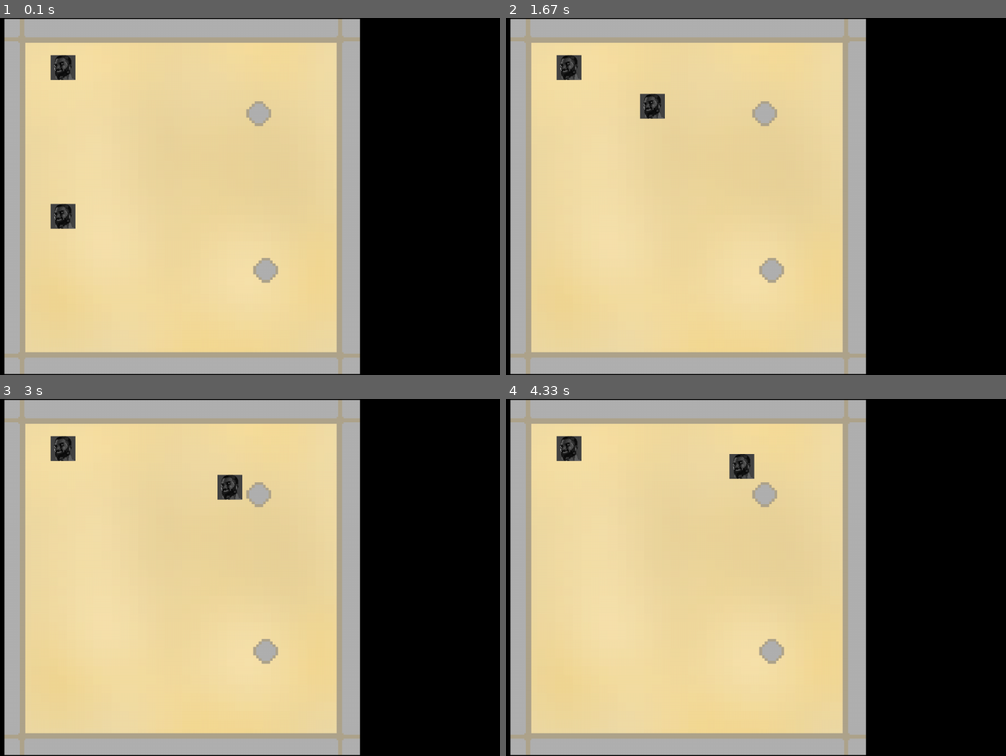
Above: before the commit, frames 1-4 (two rows, left to right).
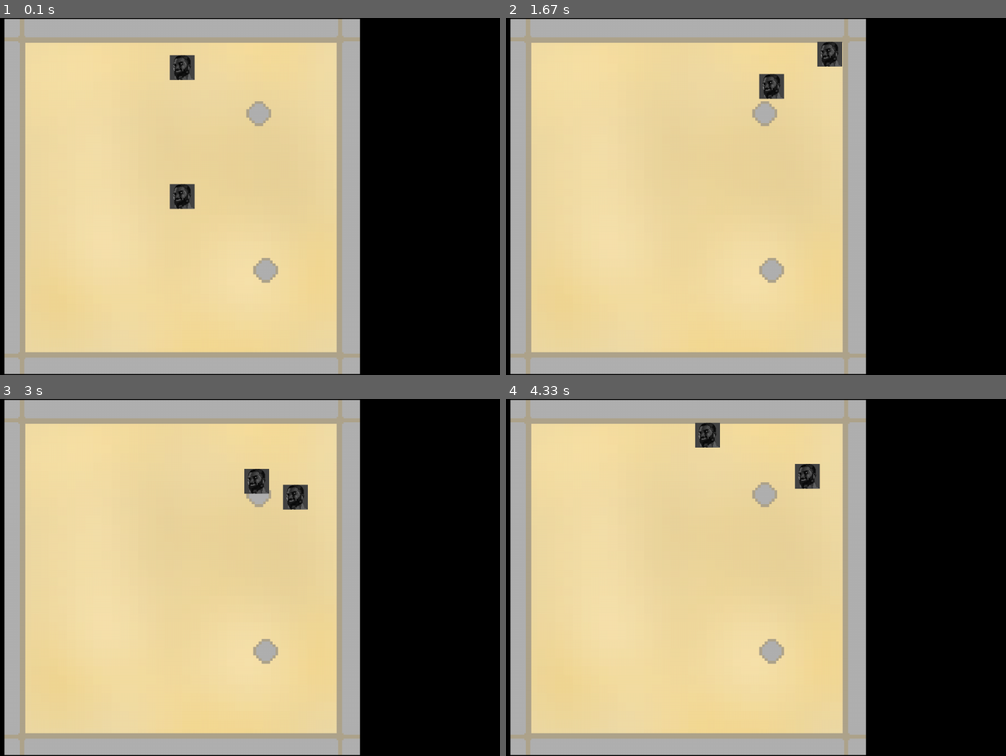
Above: after the commit, the same moments.

Repository: Adriwin06/My-Pygame-Learning
Game: pygame game, started from main.py
The game is run twice, just before and just after one commit, with the same random seed, the same clock (stepped at 60 frames per second) and the same inputs.
Inputs:
- Up to frame 1 (0.1 s): no input
- Up to frame 2 (1.67 s): hold Z 0.33-0.8 s; hold Right 0.33-0.8 s; hold Right 0.83-1.3 s; hold D 0.83-1.3 s; tap Z at 0.9, 1.2, 1.4 s; hold Up 1.33-1.63 s
- Up to frame 3 (3 s): hold Right 1.67-2.13 s; hold D 1.67-2.13 s; tap Z at 1.73, 2.03, 2.23, 2.53, 2.8 s; hold Left 2.17-2.7 s; hold Down from 2.73 s (still down); hold S from 2.73 s (still down)
- Up to frame 4 (4.33 s): release Down at 3.03 s; release S at 3.03 s; tap Q at 3.07 s; hold Left 3.4-3.8 s; tap Z at 3.47, 3.77, 3.9, 4.3 s; hold Up 3.83-4.2 s; hold Right from 4.23 s (still down); hold D from 4.23 s (still down)

The runs differ from the first frame. In frame 1, 1.4% of the frame differs, in the area x 10-39%, y 10-60%; in frame 2, 1.4%; in frame 3, 1.4%; in frame 4, 1.4%.

Commit message:
added barriers to map

Diff:
--- a/main.py
+++ b/main.py
@@ -18,16 +18,22 @@
 moving_up = False
 moving_down = False
 
+moving_left2 = False
+moving_right2 = False
+moving_up2 = False
+moving_down2 = False
+
 
 # Defining the Player Class
 class Soldier(pygame.sprite.Sprite):
-    def __init__(self, x= 400, y=400, scale=0.1, speed=3):
+    def __init__(self, x= SCREEN_WIDTH/2, y=SCREEN_HEIGHT/2, scale=0.1, speed=3):
         pygame.sprite.Sprite.__init__(self)
         self.speed = speed
         img = pygame.image.load('img/player/idle/0.png')
         self.image = pygame.transform.scale(img, (int(img.get_width() * scale), int(img.get_height() * scale)))
         self.rect = self.image.get_rect()
         self.rect.center = (x, y)
+        self.hitbox = Hitbox(x, y, self.image)
         self.pos = 0
 
     def move(self, moving_left, moving_right, moving_up, moving_down):
@@ -36,7 +42,7 @@
         dy = 0
 
         self.hitbox = Hitbox(self.rect.x, self.rect.y, self.image)
-        for entity in entity_list:
+        for entity in hitbox_list:
                 if (not entity==self) and (self.hitbox.collide(entity)):
                     if self.pos == "left":
                         self.rect.x += self.speed
@@ -51,25 +57,25 @@
 
         # Assign movement variable if moving
         if moving_left:
-            for entity in entity_list:
+            for entity in hitbox_list:
                 if (not entity==self) and (self.hitbox.collide(entity)):
                     self.pos = "left"
                     break
             dx += -self.speed
         if moving_right:
-            for entity in entity_list:
+            for entity in hitbox_list:
                 if (not entity==self) and (self.hitbox.collide(entity)):
                     self.pos = "right"
                     break
             dx += self.speed
         if moving_up:
-            for entity in entity_list:
+            for entity in hitbox_list:
                 if (not entity==self) and (self.hitbox.collide(entity)):
                     self.pos = "up"
                     break
             dy += -self.speed
         if moving_down:
-            for entity in entity_list:
+            for entity in hitbox_list:
                 if (not entity==self) and (self.hitbox.collide(entity)):
                     self.pos = "down"
                     break
@@ -88,7 +94,7 @@
 
 # Same as Soldier class for now, for testing purpose
 class Entity(pygame.sprite.Sprite):
-    def __init__(self, x= 400, y=100, scale=0.1, speed=3):
+    def __init__(self, x= SCREEN_WIDTH/2, y=100, scale=0.1, speed=3):
         pygame.sprite.Sprite.__init__(self)
         self.speed = speed
         img = pygame.image.load('img/player/idle/0.png')
@@ -96,36 +102,50 @@
         self.rect = self.image.get_rect()
         self.rect.center = (x, y)
         self.hitbox = Hitbox(x, y, self.image)
-
-    def move(self, moving_left, moving_right, moving_up, moving_down):
+        self.pos = 0
+
+    def move(self, moving_left2, moving_right2, moving_up2, moving_down2):
         # reset movement variables
         dx = 0
         dy = 0
 
+        self.hitbox = Hitbox(self.rect.x, self.rect.y, self.image)
+        for entity in hitbox_list:
+                if (not entity==self) and (self.hitbox.collide(entity)):
+                    if self.pos == "left":
+                        self.rect.x += self.speed
+                    if self.pos == "right":
+                        self.rect.x -= self.speed
+                    if self.pos == "up":
+                        self.rect.y += self.speed
+                    if self.pos == "down":
+                        self.rect.y -= self.speed
+                    break
+        self.hitbox = Hitbox(self.rect.x, self.rect.y, self.image)
 
         # Assign movement variable if moving
-        if moving_left:
-            for entity in entity_list:
-                if (not entity==self) and (self.hitbox.collide(entity)):
-                    dx = self.speed*2.5
+        if moving_left2:
+            for entity in hitbox_list:
+                if (not entity==self) and (self.hitbox.collide(entity)):
+                    self.pos = "left"
                     break
             dx += -self.speed
-        if moving_right:
-            for entity in entity_list:
-                if (not entity==self) and (self.hitbox.collide(entity)):
-                    dx = -self.speed*2.5
+        if moving_right2:
+            for entity in hitbox_list:
+                if (not entity==self) and (self.hitbox.collide(entity)):
+                    self.pos = "right"
                     break
             dx += self.speed
-        if moving_up:
-            for entity in entity_list:
-                if (not entity==self) and (self.hitbox.collide(entity)):
-                    dy = self.speed*2.5
+        if moving_up2:
+            for entity in hitbox_list:
+                if (not entity==self) and (self.hitbox.collide(entity)):
+                    self.pos = "up"
                     break
             dy += -self.speed
-        if moving_down:
-            for entity in entity_list:
-                if (not entity==self) and (self.hitbox.collide(entity)):
-                    dy = -self.speed*2.5
+        if moving_down2:
+            for entity in hitbox_list:
+                if (not entity==self) and (self.hitbox.collide(entity)):
+                    self.pos = "down"
                     break
             dy += self.speed
 
@@ -142,7 +162,7 @@
 
 # Defining the Map class
 class Map(pygame.sprite.Sprite):
-    def __init__(self, img="img/map.png", x=1280/2, scale=2.8, y=720/2, speed=3):
+    def __init__(self, img="img/map.png", x=SCREEN_WIDTH/2, y=SCREEN_HEIGHT/2, scale=2.8, speed=3):
         pygame.sprite.Sprite.__init__(self)
         self.speed = speed
         img = pygame.image.load(img)
@@ -150,6 +170,12 @@
         self.rect = self.image.get_rect()
         self.rect.center = (x, y)
 
+        self.left_barrier = Barrier(self.rect.left-200, self.rect.top, 245, self.rect.height)
+        self.right_barrier = Barrier(self.rect.right-45, self.rect.top, 245, self.rect.height)
+        self.top_barrier = Barrier(self.rect.left, self.rect.top-200, self.rect.width, 245)
+        self.bottom_barrier = Barrier(self.rect.left, self.rect.bottom-45, self.rect.width, 245)
+        self.barrier_list = [self.left_barrier, self.right_barrier, self.top_barrier, self.bottom_barrier]
+
     # Drawing map
     def draw(self):
         screen.blit(self.image, self.rect)
@@ -165,15 +191,23 @@
         # assert isinstance(other, Hitbox) or isinstance(other, Soldier), f"Can't collide Hitbox with another type than Hitbox or Soldier : attempted to collide {other}"
         return self.rect.colliderect(other.rect)
 
+class Barrier:
+    def __init__(self, x, y, W, H):
+        self.rect = pygame.Rect(x, y, W, H)
+    def collide(self, other):
+        return self.rect.colliderect(other.rect)
+
 
 # Creating the Player
 player = Soldier()
 
 monster = Entity()
 
-entity_list = [player, monster]
-
 map1 = Map()
+
+hitbox_list = [player, monster,]
+for elem in map1.barrier_list:
+    hitbox_list.append(elem)
 
 # Game Loop
 run = True
@@ -195,6 +229,8 @@
 
     # Moving the player
     player.move(moving_left, moving_right, moving_up, moving_down)
+    # Moving the monster/second player
+    monster.move(moving_left2, moving_right2, moving_up2, moving_down2)
 
 
     # Event Handler
@@ -212,6 +248,16 @@
             if event.key == pygame.K_s:
                 moving_down = True
 
+            # 2nd player movements (only for tests, we'll change it later by enemies movements)
+            if event.key == pygame.K_LEFT:
+                moving_left2 = True
+            if event.key == pygame.K_RIGHT:
+                moving_right2 = True
+            if event.key == pygame.K_UP:
+                moving_up2 = True
+            if event.key == pygame.K_DOWN:
+                moving_down2 = True
+
             # Escape escape the game
             if event.key == pygame.K_ESCAPE:
                 run = False
@@ -231,6 +277,15 @@
             if event.key == pygame.K_s:
                 moving_down = False
 
+            if event.key == pygame.K_LEFT:
+                moving_left2 = False
+            if event.key == pygame.K_RIGHT:
+                moving_right2 = False
+            if event.key == pygame.K_UP:
+                moving_up2 = False
+            if event.key == pygame.K_DOWN:
+                moving_down2 = False
+
     pygame.display.update()
 
 pygame.quit()
